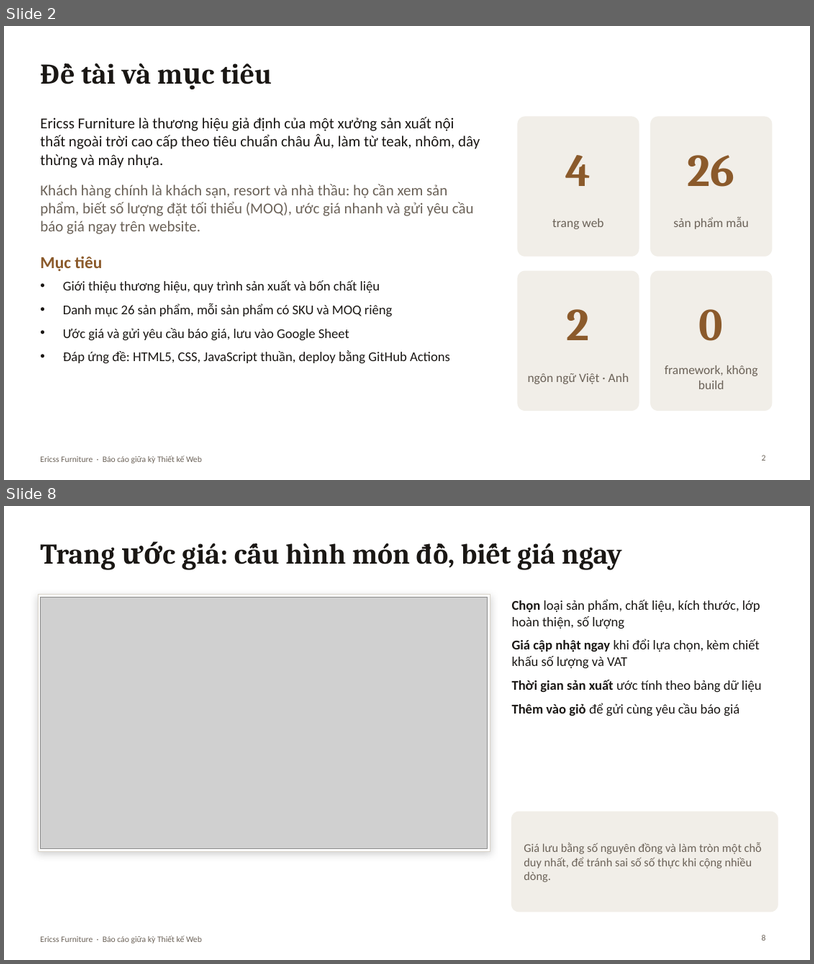
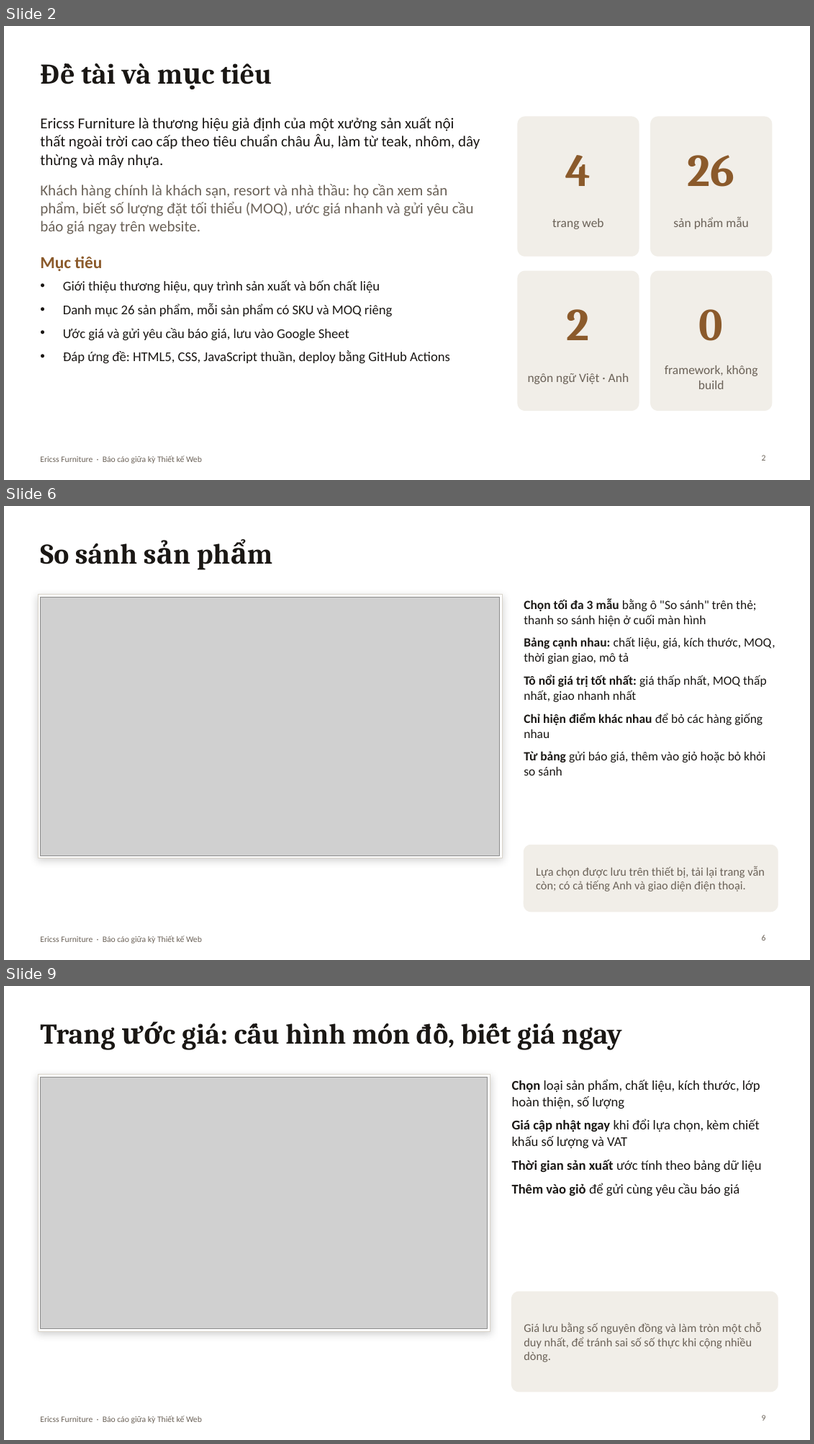
Before and after one commit to nguyenphat006/Phat_NguyenDang_526000162, a slide deck: docs/Ericss-Furniture-BaoCao.pptx. Shown one above the other, each under a label of ours: slides 2 and 8 before the commit, slides 2, 6 and 9 after it; the slides between them are not shown. The pictures are 814x964 and 814x1444 pixels, drawn with LibreOffice and Linux fonts; fonts in the diff are those of the drawing; grey boxes stand for pictures. Boxes give left, top, right and bottom in pixels: in the first picture for what was removed or moved away, otherwise in the second. Text is boxed around its words. In the diff, an @@ line names an element or a change of style, - is before the commit and + after.

```diff
--- a/docs/Ericss-Furniture-BaoCao.pptx
+++ b/docs/Ericss-Furniture-BaoCao.pptx
@@ slide 6 added at (4,506,810,960), background #FFFFFF; not listed: 1 template element that a slide beside it also shows @@
@@ text added at (40,543,137,564), 34 pt, text #1A1714, bold @@
+So sánh sản phẩm
@@ rectangle added at (38,595,502,858), fill #FFFFFF, outline #D9D4CA 0.75 pt @@
@@ picture added at (40,597,500,856) @@
@@ text added at (524,599,776,775), 15 pt, text #1A1714 @@
+• Chọn tối đa 3 mẫu bằng ô "So sánh" trên thẻ; thanh so sánh hiện ở cuối màn hình
+• Bảng cạnh nhau: chất liệu, giá, kích thước, MOQ, thời gian giao, mô tả
+• Tô nổi giá trị tốt nhất: giá thấp nhất, MOQ thấp nhất, giao nhanh nhất
+• Chỉ hiện điểm khác nhau để bỏ các hàng giống nhau
+• Từ bảng gửi báo giá, thêm vào giỏ hoặc bỏ khỏi so sánh
@@ rounded rectangle added at (525,845,778,911), fill #F1EEE8, outline #F1EEE8 1 pt @@
@@ text added at (536,866,765,891), 14 pt, text #6B6258 @@
+Lựa chọn được lưu trên thiết bị, tải lại trang vẫn còn; có cả tiếng Anh và giao diện điện thoại.
@@ page number added at (762,934,766,940), 10 pt, text #6B6258 @@
+6
@@ what was slide 8 is now slide 9 @@
@@ page number at (762,1414,766,1420): text changed @@
-8
+9
```
Also in this commit, not shown: 6 slides changed, 1 other slide added, 1 other file.
